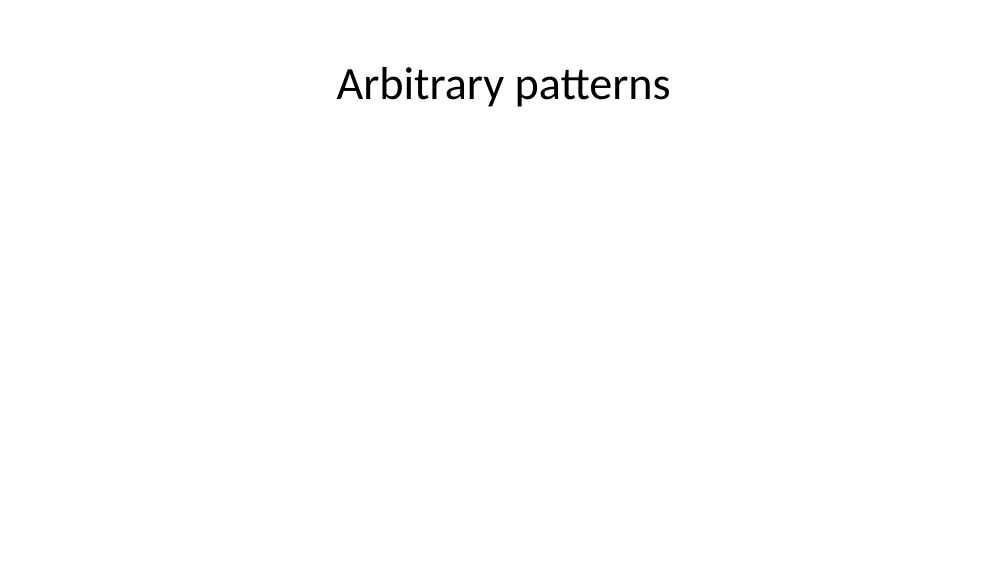
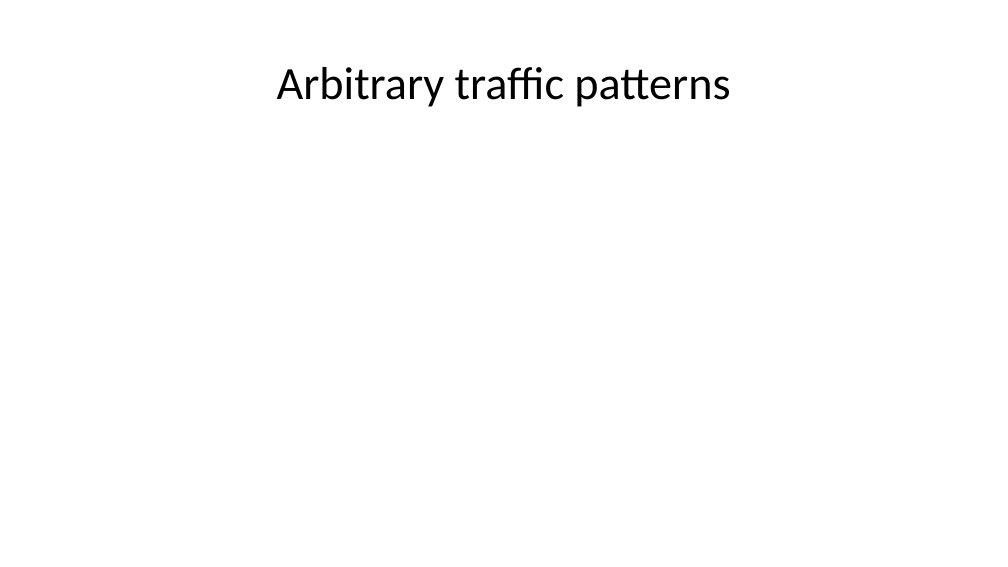
Before and after one commit to nagyandras95/Egyetem, a slide deck: slide 19 of halozatok/Load-Optimal Local Fast Rerouting for Relisient Networks.pptx. Drawn at 1008x567 pixels with LibreOffice and Linux fonts; fonts in the diff are those of the drawing; grey boxes stand for pictures. Boxes give left, top, right and bottom in pixels: in the first picture for what was removed or moved away, otherwise in the second. Text is boxed around its words. In the diff, an @@ line names an element or a change of style, - is before the commit and + after.

```diff
--- a/halozatok/Load-Optimal Local Fast Rerouting for Relisient Networks.pptx
+++ b/halozatok/Load-Optimal Local Fast Rerouting for Relisient Networks.pptx
@@ title at [277,67,730,107]: text changed @@
-Arbitrary patterns
+Arbitrary traffic patterns
```
Also in this commit, not shown: 1 other slide changed.
